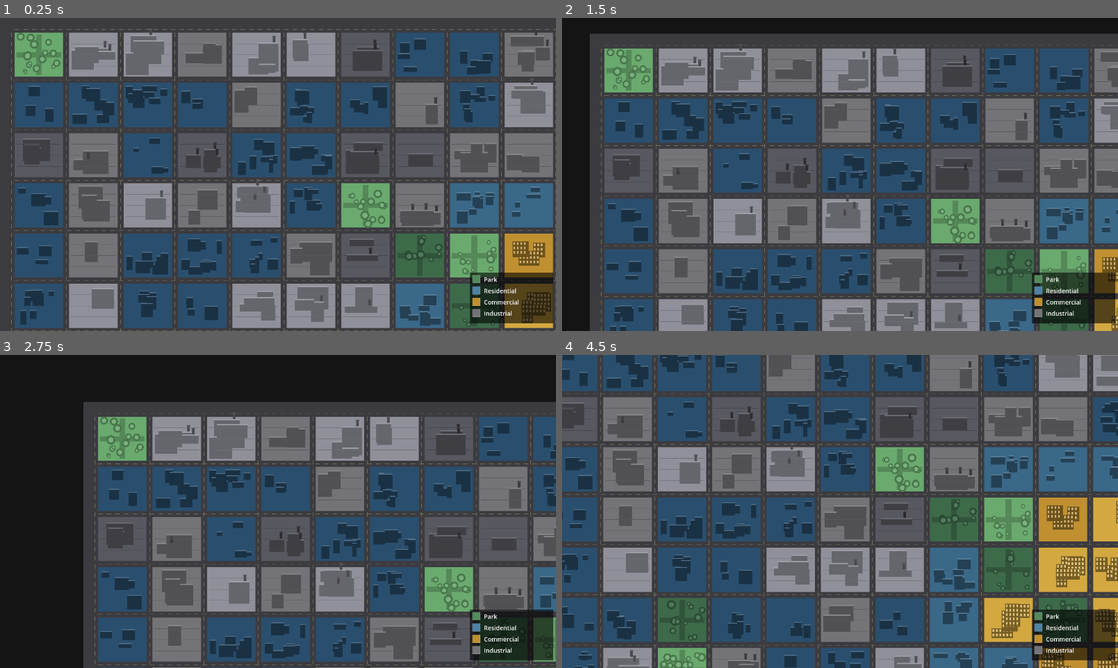
Above: before the commit, frames 1-4 (two rows, left to right).
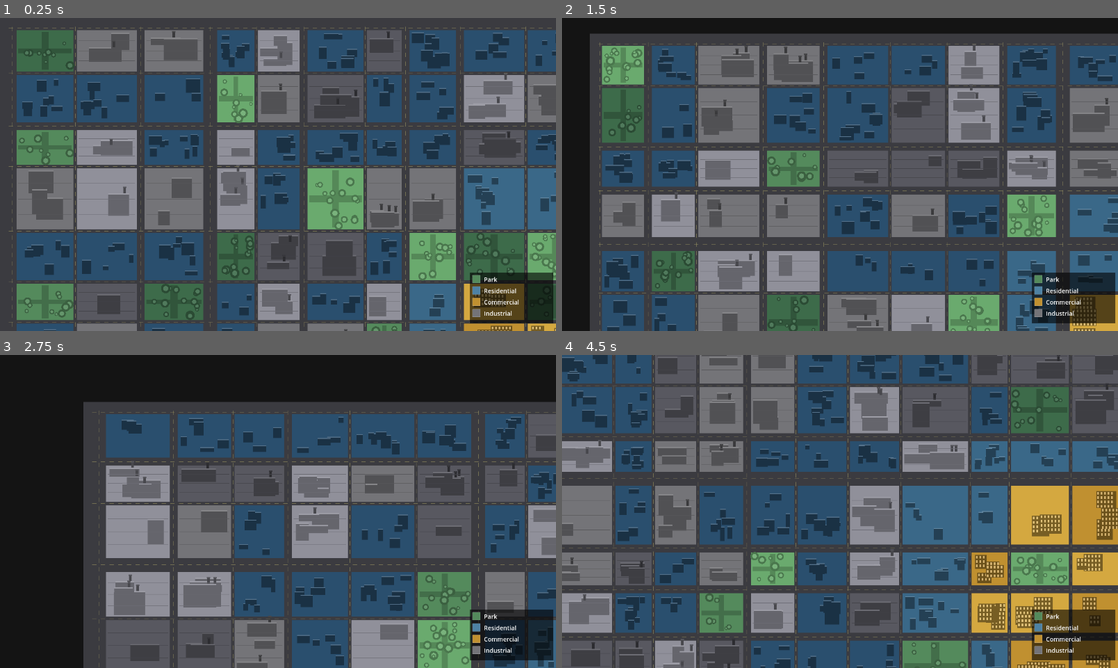
Above: after the commit, the same moments.

Repository: estebanm123/transit
Game: Godot game, scene res://city_map.tscn
Two runs of this game, one before a commit and one after it. Both use one fixed random seed, a clock stepped at 60 frames per second and the inputs below.
Inputs (mouse positions are in pixels of both pictures, inside the frame that each line leads up to):
- Up to frame 1 (0.25 s): no input
- Up to frame 2 (1.5 s): tap Enter at 0.5 s; move the mouse to (962, 158) at 0.52 s; tap R at 0.6 s; click (962, 158) at 0.67 s; tap Space at 1.25 s; drag from (728, 190) to (812, 237) at 1.27 s
- Up to frame 3 (2.75 s): tap Enter at 2 s; move the mouse to (333, 442) at 2.02 s; tap R at 2.1 s; click (333, 442) at 2.17 s
- Up to frame 4 (4.5 s): tap Space at 2.75, 4.25 s; drag from (812, 574) to (673, 464) at 2.77 s; tap Enter at 3.5 s; move the mouse to (1006, 558) at 3.52 s; tap R at 3.6 s; click (1006, 558) at 3.67 s; drag from (673, 464) to (756, 433) at 4.27 s

The runs differ from the first frame. In frame 1, 68% of the frame differs, in the area x 1-100%, y 2-100%; in frame 2, 64%; in frame 3, 51%; in frame 4, 78%, in the area x 0-100%, y 0-100%.

Commit message:
Regenerate + differing road/land use sizes

Diff:
--- a/city_map.gd
+++ b/city_map.gd
@@ -40,8 +40,12 @@
 const ZoomMax: float = 5.0
 
 var rng: RandomNumberGenerator = RandomNumberGenerator.new()
-var blockW: float
-var blockH: float
+var colWidths: Array[float] = []
+var rowHeights: Array[float] = []
+var streetW_v: Array[float] = []
+var streetW_h: Array[float] = []
+var _colX: Array[float] = []
+var _rowY: Array[float] = []
 var _origin: Vector2 = Vector2(Margin, Margin)
 
 var _zones: Array
@@ -80,6 +84,11 @@
     elif event is InputEventMouseMotion and _dragging:
         _pan = _panOrigin + (event.position - _dragOrigin)
         queue_redraw()
+    elif event is InputEventKey and event.pressed and event.keycode == KEY_R:
+        rng.seed = rng.randi()
+        _computeLayout()
+        _buildMap()
+        queue_redraw()
 
 
 func _zoomAt(screenPos: Vector2, factor: float) -> void:
@@ -91,17 +100,70 @@
     queue_redraw()
 
 
+func _randomStreetW() -> float:
+    var r: float = rng.randf()
+    if r < 0.08:
+        return 32.0
+    elif r < 0.35:
+        return 18.0
+    else:
+        return 8.0
+
+
 func _computeLayout() -> void:
-    var aw: int = MapW - Margin * 2
-    var ah: int = MapH - Margin * 2
-    blockW = (aw - (Cols + 1) * StreetW) / float(Cols)
-    blockH = (ah - (Rows + 1) * StreetW) / float(Rows)
+    streetW_v.clear()
+    for _i in Cols + 1:
+        streetW_v.append(_randomStreetW())
+
+    streetW_h.clear()
+    for _i in Rows + 1:
+        streetW_h.append(_randomStreetW())
+
+    var totalStreetW: float = 0.0
+    for sw in streetW_v:
+        totalStreetW += sw
+    var totalStreetH: float = 0.0
+    for sh in streetW_h:
+        totalStreetH += sh
+
+    var aw: float = MapW - Margin * 2 - totalStreetW
+    var ah: float = MapH - Margin * 2 - totalStreetH
+
+    var wWeights: Array[float] = []
+    var wSum: float = 0.0
+    for _i in Cols:
+        var w: float = rng.randf_range(0.7, 1.4)
+        wWeights.append(w)
+        wSum += w
+    colWidths.clear()
+    for w in wWeights:
+        colWidths.append(aw * w / wSum)
+
+    var hWeights: Array[float] = []
+    var hSum: float = 0.0
+    for _i in Rows:
+        var h: float = rng.randf_range(0.7, 1.4)
+        hWeights.append(h)
+        hSum += h
+    rowHeights.clear()
+    for h in hWeights:
+        rowHeights.append(ah * h / hSum)
+
+    _colX.clear()
+    var cx2: float = _origin.x + streetW_v[0]
+    for col in Cols:
+        _colX.append(cx2)
+        cx2 += colWidths[col] + streetW_v[col + 1]
+
+    _rowY.clear()
+    var cy2: float = _origin.y + streetW_h[0]
+    for row in Rows:
+        _rowY.append(cy2)
+        cy2 += rowHeights[row] + streetW_h[row + 1]
 
 
 func _blockRect(col: int, row: int) -> Rect2:
-    var x: float = _origin.x + StreetW + col * (blockW + StreetW)
-    var y: float = _origin.y + StreetW + row * (blockH + StreetW)
-    return Rect2(x, y, blockW, blockH)
+    return Rect2(_colX[col], _rowY[row], colWidths[col], rowHeights[row])
 
 
 func _buildMap() -> void:
@@ -300,23 +362,37 @@
     var dash: float = 10.0
     var gap: float = 10.0
 
+    var streetTopY: float = _origin.y
     for row in Rows + 1:
-        var sy: float = _origin.y + row * (blockH + StreetW) + StreetW * 0.5
-        var x: float = _origin.x + StreetW
-        while x < MapW - Margin:
-            draw_line(Vector2(x, sy),
-                      Vector2(minf(x + dash, MapW - float(Margin)), sy),
-                      CRoadMark, 1.0)
-            x += dash + gap
-
+        var sw: float = streetW_h[row]
+        if sw >= 2.0:
+            var sy: float = streetTopY + sw * 0.5
+            var x: float = _origin.x
+            while x < MapW - Margin:
+                draw_line(Vector2(x, sy),
+                          Vector2(minf(x + dash, MapW - float(Margin)), sy),
+                          CRoadMark, 1.0)
+                x += dash + gap
+        if row < Rows:
+            streetTopY += sw + rowHeights[row]
+        else:
+            streetTopY += sw
+
+    var streetLeftX: float = _origin.x
     for col in Cols + 1:
-        var sx: float = _origin.x + col * (blockW + StreetW) + StreetW * 0.5
-        var y: float = _origin.y + StreetW
-        while y < MapH - Margin:
-            draw_line(Vector2(sx, y),
-                      Vector2(sx, minf(y + dash, MapH - float(Margin))),
-                      CRoadMark, 1.0)
-            y += dash + gap
+        var sw: float = streetW_v[col]
+        if sw >= 2.0:
+            var sx: float = streetLeftX + sw * 0.5
+            var y: float = _origin.y
+            while y < MapH - Margin:
+                draw_line(Vector2(sx, y),
+                          Vector2(sx, minf(y + dash, MapH - float(Margin))),
+                          CRoadMark, 1.0)
+                y += dash + gap
+        if col < Cols:
+            streetLeftX += sw + colWidths[col]
+        else:
+            streetLeftX += sw
 
 
 func _drawLegend() -> void:
